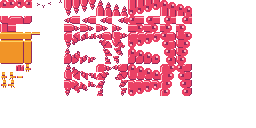
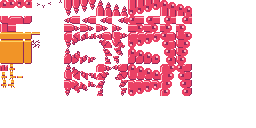
Comparing the layer stacks of the two 256px x 128px images. Changes:
painted on "Layer" over [0, 40, 40, 72]
